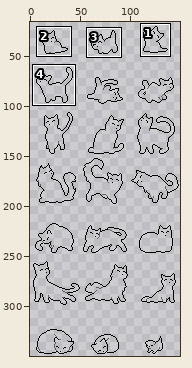
Edited in one commit: sprite sheet (sprites/lineart.png). Above, an overview of the earlier version with the close-up marked.
Close-up. Before the commit:
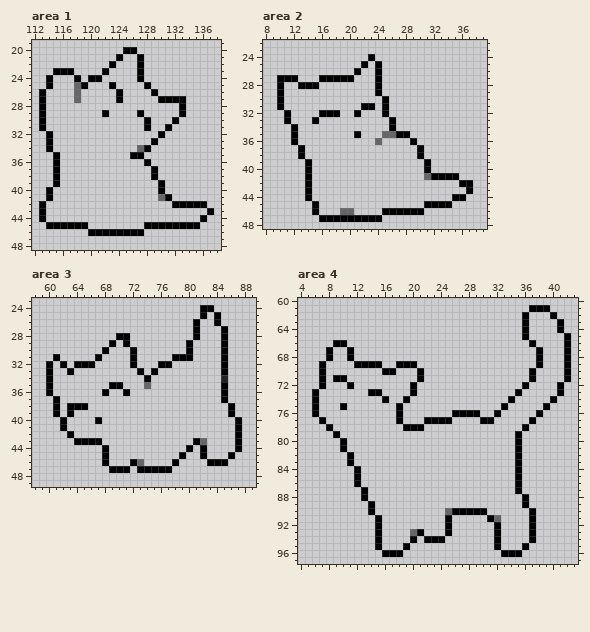
The file is 150x350 pixels. Colours within 5 levels of each other are drawn and written as one. Shown: area 1: x 112..138, y 19..48; area 2: x 8..39, y 22..48; area 3: x 58..89, y 23..49; area 4: x 4..43, y 60..97. The wide view leaves out empty margins. The commit also changed other parts of the picture, which this record leaves out.
And afterwards:
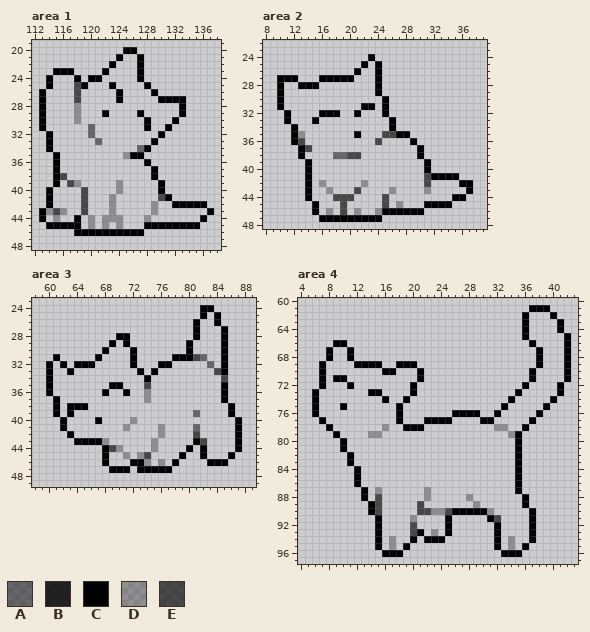
Palette (. is transparent): A #00000080  B #000000d5  C #000000  D #0000004e  E #000000a6
Diff:
Changed rows in their new state; - is an unchanged pixel.
Area 1:
first column x 113:
25 -----E------------
26 -----E------------
27 -----E------------
28 -----D------------
29 -----D------------
30 -----D------------
31 -------A----------
32 -------A----------
33 --------A---------
35 ------------D-----
38 ---E--------------
39 ----ED-----D------
40 ------E----D------
41 ------E---D------E
42 .C----E---D-----D-
43 -DED--E---D-----D-
44 --D--C-D-DDD---D--
45 ------.D-D-D------
46 -----CC-----------
Area 2:
first column x 13:
35 D-----------EE-----
36 E----------E-------
37 -E-----------------
38 -----AAEE----------
41 ------------------E
42 ---D-----D--------E
43 ----D---E----D----D
44 -----EEE----E------
45 ------E-----E-D----
46 ----D-E.D--D-------
Area 3:
first column x 68:
31 -------------EA---
32 ---------------A--
33 ----------------E-
34 -----------------E
35 ------E-----------
36 ------D-----------
37 ------D-----------
39 -------------A----
40 ----D-------------
41 ---D----D----A----
42 --------D----E----
43 D------D------E---
44 -ED----D----------
45 ---D-DE-----------
46 -----CD-D---------
Area 4:
first column x 14:
78 --D---------------DD-
79 DD------------------D
first column x 15:
87 D------D------------
88 E------D-----D------
89 E-----E-------D-----
90 E-----EEDDE-----D---
91 -----D-----------E--
92 -----E--------------
93 -----E--D-----------
94 --D----------------D
95 --D----------------D
Where, in picture pixels (left, top, right, bottom), the same in both close-ups:
changed: (39, 82, 165, 236)
changed: (298, 131, 431, 215)
changed: (193, 354, 228, 382)
changed: (102, 382, 207, 466)
added: (368, 424, 389, 438)
added: (494, 424, 515, 438)
changed: (375, 487, 515, 550)
